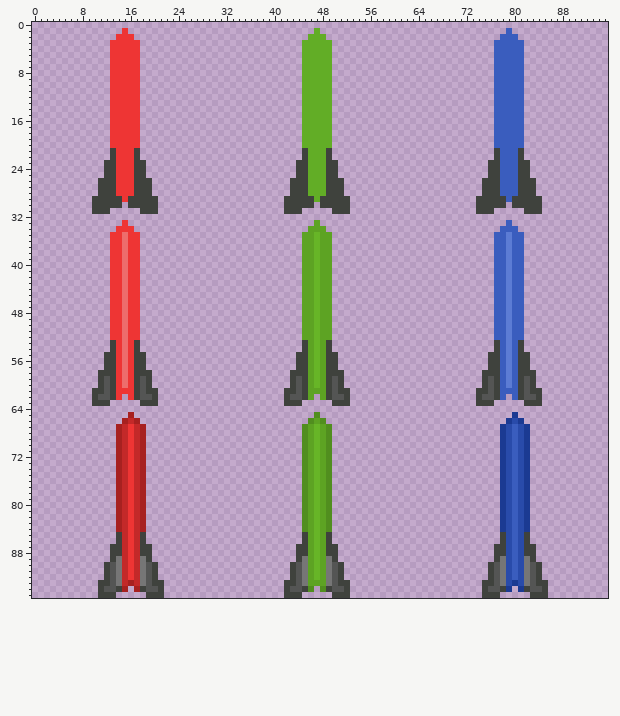
Sprite sheet -- of_preRelease_v007_iphone/apps/builds/RGBlaster/bin/data/sprites/missile_spriteSheet.png. That is the earlier state.
The file is 96x96 pixels. Colours within 5 levels of each other are drawn and written as one.
The same view after the edit:
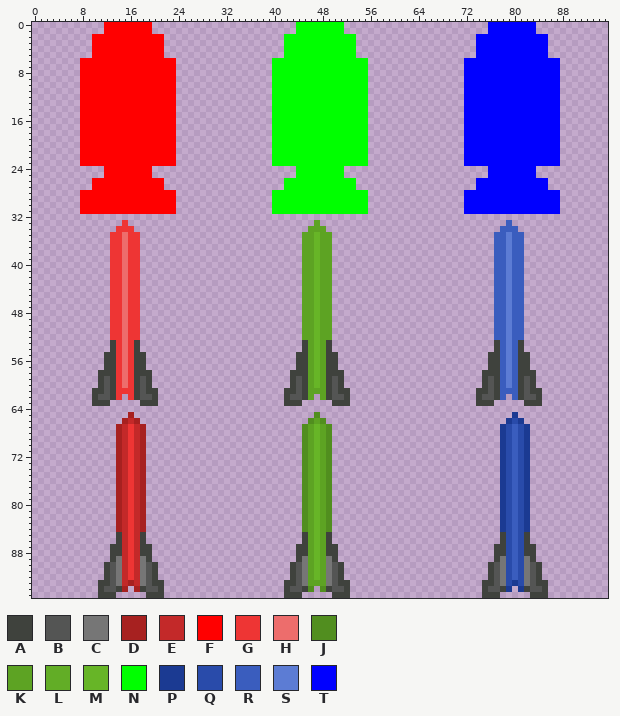
Palette (. is transparent): A #3f423d  B #545554  C #767676  D #a72120  E #c32929  F #ff0000  G #ee3534  H #ed6d6c  J #518e1f  K #5da323  L #62ad26  M #67b527  N #00ff00  P #1b3a92  Q #294baa  R #3a5dbe  S #5c7cd4  T #0000ff
Difference:
y 0: x 12..19 ........ -> FFFFFFFF; x 44..51 ........ -> NNNNNNNN; x 76..83 ........ -> TTTTTTTT
y 1: x 12..19 ...G.... -> FFFFFFFF; x 44..51 ...L.... -> NNNNNNNN; x 76..83 ...R.... -> TTTTTTTT
y 2: x 10..21 ....GGG..... -> FFFFFFFFFFFF; x 42..53 ....LLL..... -> NNNNNNNNNNNN; x 74..85 ....RRR..... -> TTTTTTTTTTTT
y 3..5: x 10..21 ...GGGGG.... -> FFFFFFFFFFFF; x 42..53 ...LLLLL.... -> NNNNNNNNNNNN; x 74..85 ...RRRRR.... -> TTTTTTTTTTTT
y 6..20: x 8..23 .....GGGGG...... -> FFFFFFFFFFFFFFFF; x 40..55 .....LLLLL...... -> NNNNNNNNNNNNNNNN; x 72..87 .....RRRRR...... -> TTTTTTTTTTTTTTTT
y 21..22: x 8..23 .....AGGGA...... -> FFFFFFFFFFFFFFFF; x 40..55 .....ALLLA...... -> NNNNNNNNNNNNNNNN; x 72..87 .....ARRRA...... -> TTTTTTTTTTTTTTTT
y 23: x 8..23 ....AAGGGAA..... -> FFFFFFFFFFFFFFFF; x 40..55 ....AALLLAA..... -> NNNNNNNNNNNNNNNN; x 72..87 ....AARRRAA..... -> TTTTTTTTTTTTTTTT
y 24..25: x 12..19 AAGGGAA. -> FFFFFFFF; x 44..51 AALLLAA. -> NNNNNNNN; x 76..83 AARRRAA. -> TTTTTTTT
y 26..27: x 10..21 .AAAGGGAAA.. -> FFFFFFFFFFFF; x 42..53 .AAALLLAAA.. -> NNNNNNNNNNNN; x 74..85 .AAARRRAAA.. -> TTTTTTTTTTTT
y 28: x 8..23 ...AAAGGGAAA.... -> FFFFFFFFFFFFFFFF; x 40..55 ...AAALLLAAA.... -> NNNNNNNNNNNNNNNN; x 72..87 ...AAARRRAAA.... -> TTTTTTTTTTTTTTTT
y 29: x 8..23 ..AAAAAGAAAAA... -> FFFFFFFFFFFFFFFF; x 40..55 ..AAAAALAAAAA... -> NNNNNNNNNNNNNNNN; x 72..87 ..AAAAARAAAAA... -> TTTTTTTTTTTTTTTT
y 30: x 8..23 ..AAAAA.AAAAA... -> FFFFFFFFFFFFFFFF; x 40..55 ..AAAAA.AAAAA... -> NNNNNNNNNNNNNNNN; x 72..87 ..AAAAA.AAAAA... -> TTTTTTTTTTTTTTTT
y 31: x 8..23 ..AAA.....AAA... -> FFFFFFFFFFFFFFFF; x 40..55 ..AAA.....AAA... -> NNNNNNNNNNNNNNNN; x 72..87 ..AAA.....AAA... -> TTTTTTTTTTTTTTTT
Changed places in both pictures, as pixel boxes (x1, y1, x2, y2):
changed: (80, 22, 176, 214)
changed: (272, 22, 368, 214)
changed: (464, 22, 560, 214)
